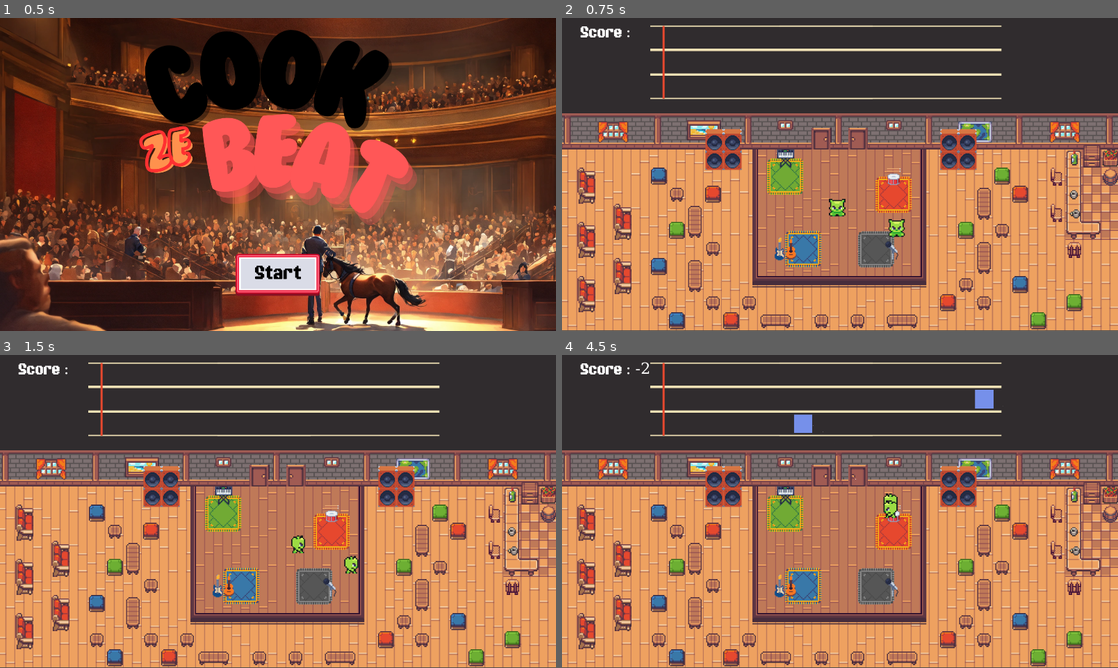
Above: before the commit, frames 1-4 (two rows, left to right).
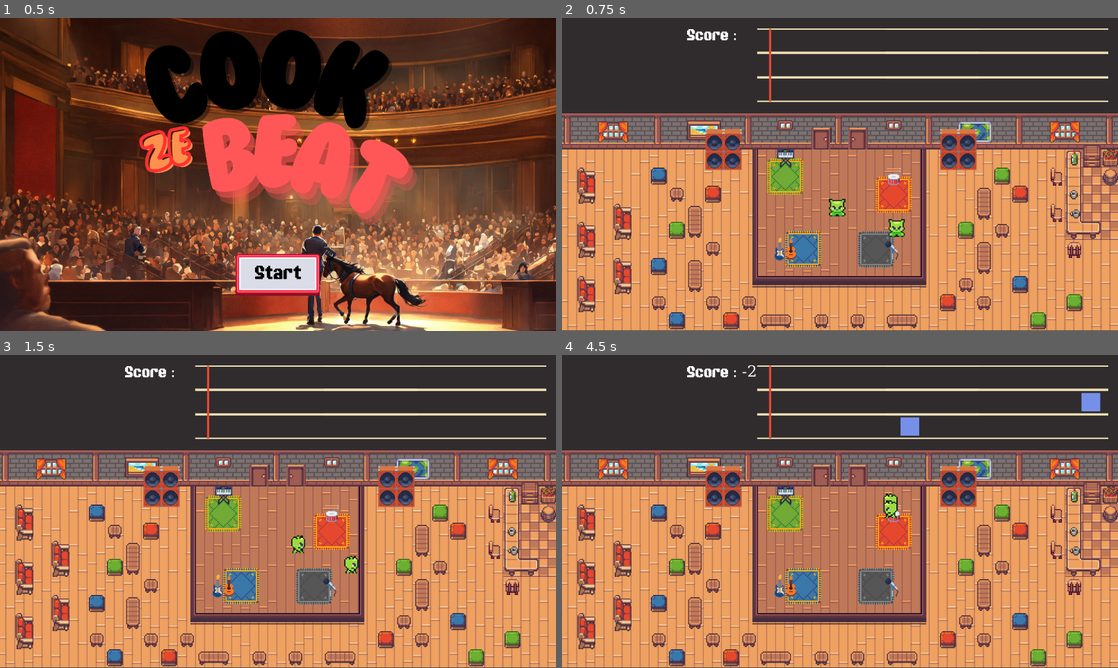
Above: after the commit, the same moments.

Repository: Zenika/gamejam-002-cook-ze-beat
Game: Godot game, scene res://scenes/menu/menu.tscn.tscn
Two runs of this game, one before a commit and one after it. Both use one fixed random seed, a clock stepped at 60 frames per second and the inputs below. Sound files missing from this copy of the repository are replaced by a short silence.
Inputs:
- Up to frame 1 (0.5 s): no input
- Up to frame 2 (0.75 s): click "Start" at 0.5 s
- Up to frame 3 (1.5 s): tap Enter at 1.25 s; hold Right (move_right) from 1.28 s (still down); tap Space (action) at 1.35 s
- Up to frame 4 (4.5 s): release Right (move_right) at 2.03 s; hold Down (move_down) 2.03-2.78 s; tap Shift (sprint) at 2.1, 3.6 s; hold Right (move_right) 2.78-3.53 s; tap Space (action) at 2.85, 4.35 s; hold Up (move_up) 3.53-4.28 s; hold Left (move_left) from 4.28 s (still down)

Frame 1 is identical in both runs. In frame 2, 4.3% of the frame differs, in the area x 3-99%, y 2-27%; in frame 3, 4.3%; in frame 4, 5.2%, in the area x 3-99%, y 2-68%.

Commit message:
chore(scene): recenter cam and add pink character

Diff:
--- a/scenes/game.tscn
+++ b/scenes/game.tscn
@@ -6,14 +6,14 @@
 [node name="Game" type="Node2D"]
 
 [node name="Map" parent="." instance=ExtResource("1_xaelo")]
-position = Vector2(-8, 328)
+position = Vector2(-1, 328)
 scale = Vector2(1.3, 1.3)
 
 [node name="Partition" parent="." instance=ExtResource("2_rl4dk")]
-position = Vector2(294, 16)
+position = Vector2(669, 26)
 scale = Vector2(0.64, 0.64)
 
 [node name="Camera2D" type="Camera2D" parent="."]
-position = Vector2(961, 539)
+position = Vector2(968, 539)
 
 [connection signal="playInstrument" from="Map" to="Partition" method="_on_main_play_instrument"]
--- a/scenes/map/player.tscn
+++ b/scenes/map/player.tscn
@@ -1,21 +1,21 @@
 [gd_scene load_steps=13 format=3 uid="uid://cgabuc88rbul1"]
 
 [ext_resource type="Script" path="res://scripts/player.gd" id="1_0ultv"]
-[ext_resource type="Texture2D" uid="uid://k4cp0g8ajoc0" path="res://assets/player/Alien/stand.png" id="2_kbftq"]
-[ext_resource type="Texture2D" uid="uid://ci26bts7y0omd" path="res://assets/player/Alien/stand_side.png" id="3_jg65p"]
-[ext_resource type="Texture2D" uid="uid://dy82i5e6qcduy" path="res://assets/player/Alien/stand_back.png" id="3_pslay"]
-[ext_resource type="Texture2D" uid="uid://e3cfk8l7pfix" path="res://assets/player/Alien/walk_side_1.png" id="4_0lihe"]
-[ext_resource type="Texture2D" uid="uid://cklndhawryic3" path="res://assets/player/Alien/walk_back_1.png" id="4_ktwec"]
-[ext_resource type="Texture2D" uid="uid://157cq5qo1p8o" path="res://assets/player/Alien/walk_back_2.png" id="5_mcfn2"]
-[ext_resource type="Texture2D" uid="uid://dy0jll1k8gks5" path="res://assets/player/Alien/walk_front_1.png" id="6_3yiy8"]
-[ext_resource type="Texture2D" uid="uid://bn34r8fr82io2" path="res://assets/player/Alien/walk_front_2.png" id="7_lfy6x"]
-[ext_resource type="Texture2D" uid="uid://chdtdkf384rfb" path="res://assets/player/Alien/walk_side_2.png" id="10_i4n6i"]
+[ext_resource type="Texture2D" uid="uid://k4cp0g8ajoc0" path="res://assets/player/Green/stand.png" id="2_coelu"]
+[ext_resource type="Texture2D" uid="uid://cklndhawryic3" path="res://assets/player/Green/walk_back_1.png" id="3_s3k2h"]
+[ext_resource type="Texture2D" uid="uid://dy82i5e6qcduy" path="res://assets/player/Green/stand_back.png" id="4_n5cpx"]
+[ext_resource type="Texture2D" uid="uid://157cq5qo1p8o" path="res://assets/player/Green/walk_back_2.png" id="5_0c720"]
+[ext_resource type="Texture2D" uid="uid://dy0jll1k8gks5" path="res://assets/player/Green/walk_front_1.png" id="6_w07qm"]
+[ext_resource type="Texture2D" uid="uid://bn34r8fr82io2" path="res://assets/player/Green/walk_front_2.png" id="7_s3ck6"]
+[ext_resource type="Texture2D" uid="uid://e3cfk8l7pfix" path="res://assets/player/Green/walk_side_1.png" id="8_3owco"]
+[ext_resource type="Texture2D" uid="uid://ci26bts7y0omd" path="res://assets/player/Green/stand_side.png" id="9_cgjgc"]
+[ext_resource type="Texture2D" uid="uid://chdtdkf384rfb" path="res://assets/player/Green/walk_side_2.png" id="10_rdoau"]
 
 [sub_resource type="SpriteFrames" id="SpriteFrames_i3p5u"]
 animations = [{
 "frames": [{
 "duration": 1.0,
-"texture": ExtResource("2_kbftq")
+"texture": ExtResource("2_coelu")
 }],
 "loop": false,
 "name": &"Stand",
@@ -23,16 +23,16 @@
 }, {
 "frames": [{
 "duration": 1.0,
-"texture": ExtResource("4_ktwec")
+"texture": ExtResource("3_s3k2h")
 }, {
 "duration": 1.0,
-"texture": ExtResource("3_pslay")
+"texture": ExtResource("4_n5cpx")
 }, {
 "duration": 1.0,
-"texture": ExtResource("5_mcfn2")
+"texture": ExtResource("5_0c720")
 }, {
 "duration": 1.0,
-"texture": ExtResource("3_pslay")
+"texture": ExtResource("4_n5cpx")
 }],
 "loop": true,
 "name": &"Walk_back",
@@ -40,16 +40,16 @@
 }, {
 "frames": [{
 "duration": 1.0,
-"texture": ExtResource("6_3yiy8")
+"texture": ExtResource("6_w07qm")
 }, {
 "duration": 1.0,
-"texture": ExtResource("2_kbftq")
+"texture": ExtResource("2_coelu")
 }, {
 "duration": 1.0,
-"texture": ExtResource("7_lfy6x")
+"texture": ExtResource("7_s3ck6")
 }, {
 "duration": 1.0,
-"texture": ExtResource("2_kbftq")
+"texture": ExtResource("2_coelu")
 }],
 "loop": true,
 "name": &"Walk_front",
@@ -57,16 +57,16 @@
 }, {
 "frames": [{
 "duration": 1.0,
-"texture": ExtResource("4_0lihe")
+"texture": ExtResource("8_3owco")
 }, {
 "duration": 1.0,
-"texture": ExtResource("3_jg65p")
+"texture": ExtResource("9_cgjgc")
 }, {
 "duration": 1.0,
-"texture": ExtResource("10_i4n6i")
+"texture": ExtResource("10_rdoau")
 }, {
 "duration": 1.0,
-"texture": ExtResource("3_jg65p")
+"texture": ExtResource("9_cgjgc")
 }],
 "loop": true,
 "name": &"Walk_side",
Binary file removed: assets/player/Cat/cat_stand.png
Binary file removed: assets/player/Cat/cat_walk_1.png
Binary file removed: assets/player/Cat/cat_walk_2.png
Binary file removed: assets/player/Cat/cat_walk_3.png
Renamed: assets/player/Alien/stand.png -> assets/player/Green/stand.png
Not shown, added: assets/player/Green/stand.png.import
Renamed: assets/player/Alien/stand_back.png -> assets/player/Green/stand_back.png
Not shown, changed: assets/player/Green/stand_back.png.import
Renamed: assets/player/Alien/stand_side.png -> assets/player/Green/stand_side.png
Not shown, changed: assets/player/Green/stand_side.png.import
Renamed: assets/player/Alien/walk_back_1.png -> assets/player/Green/walk_back_1.png
Not shown, changed: assets/player/Green/walk_back_1.png.import
(and 28 more such lines)
